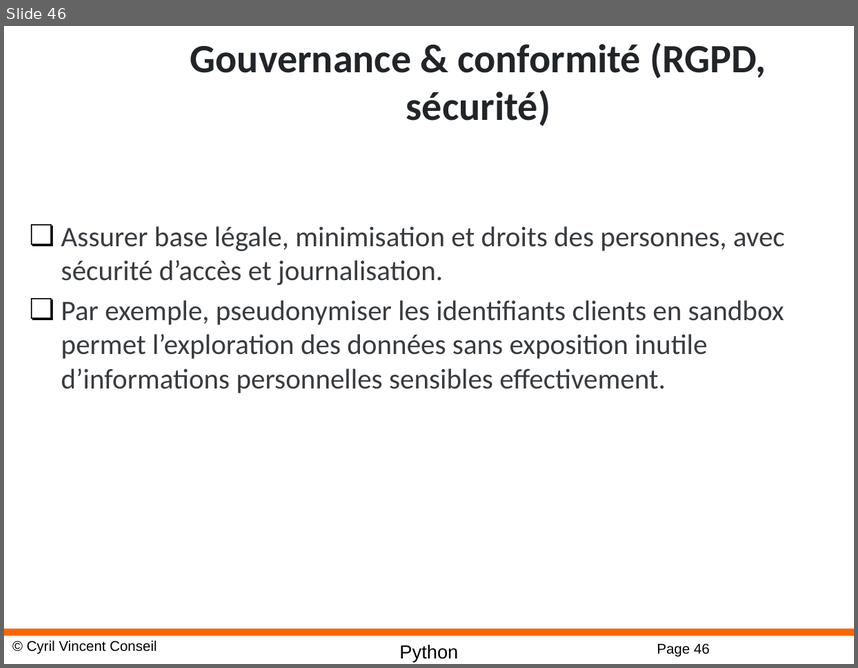
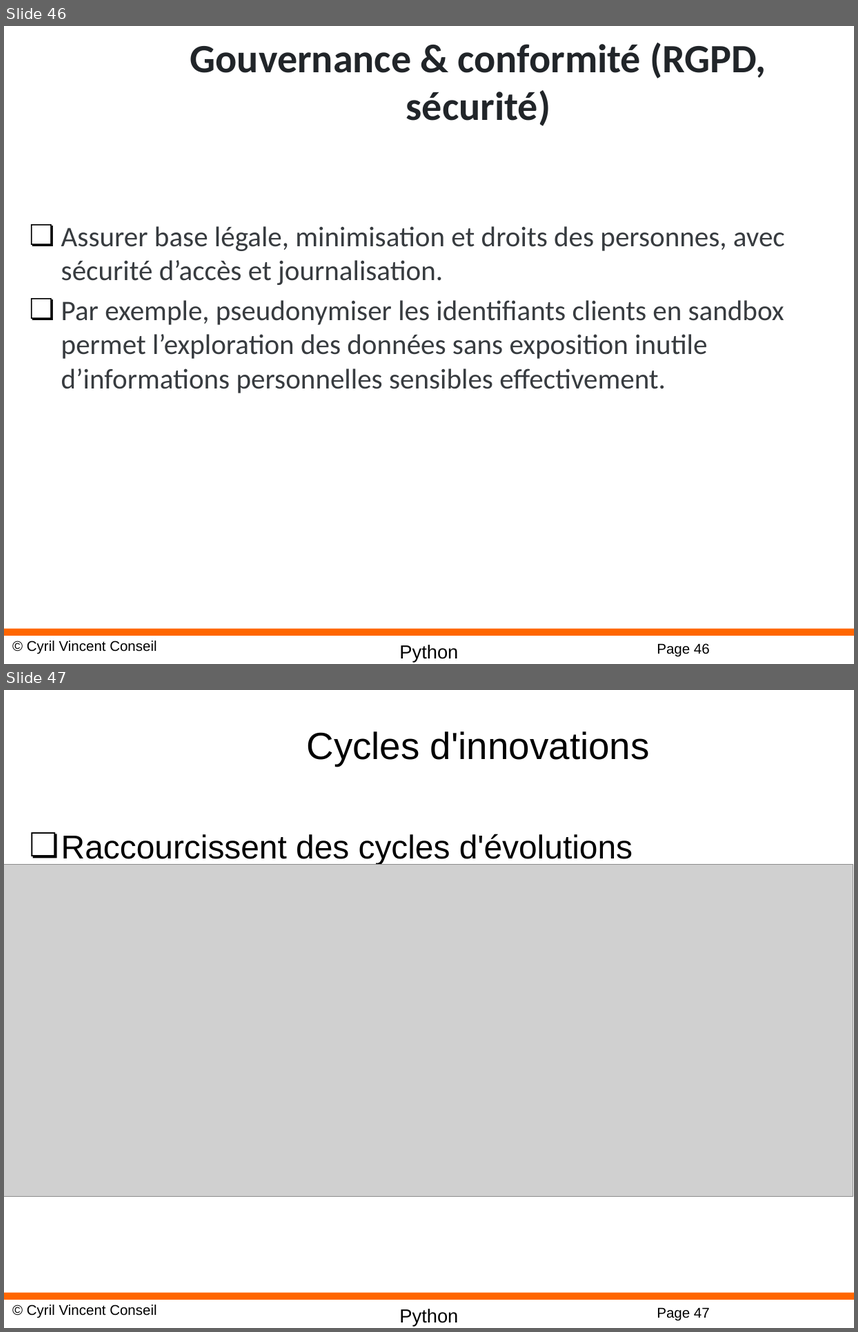
Before and after one commit to cyrilvincent/AI, a slide deck: AI02-DataScience.pptx. Shown one above the other, each under a label of ours: slide 46 before the commit, slides 46 and 47 after it. The pictures are 858x668 and 858x1332 pixels, drawn with LibreOffice and Linux fonts; fonts in the diff are those of the drawing; grey boxes stand for pictures; background and template pictures are left out. Boxes give left, top, right and bottom in pixels: in the first picture for what was removed or moved away, otherwise in the second. Text is boxed around its words. In the diff, an @@ line names an element or a change of style, - is before the commit and + after.

```diff
--- a/AI02-DataScience.pptx
+++ b/AI02-DataScience.pptx
@@ slide 47 added at (x1=4, y1=690, x2=854, y2=1328), background #FFFFFF; not listed: 4 template elements that a slide beside it also shows @@
@@ title added at (x1=306, y1=731, x2=650, y2=766), 32 pt, text #000000 @@
+Cycles d'innovations
@@ text added at (x1=61, y1=834, x2=633, y2=865), 28 pt, text #000000 @@
+❏ Raccourcissent des cycles d'évolutions
@@ picture added at (x1=4, y1=865, x2=853, y2=1196) @@
```
Also in this commit, not shown: 7 other slides added, 11 other files.
